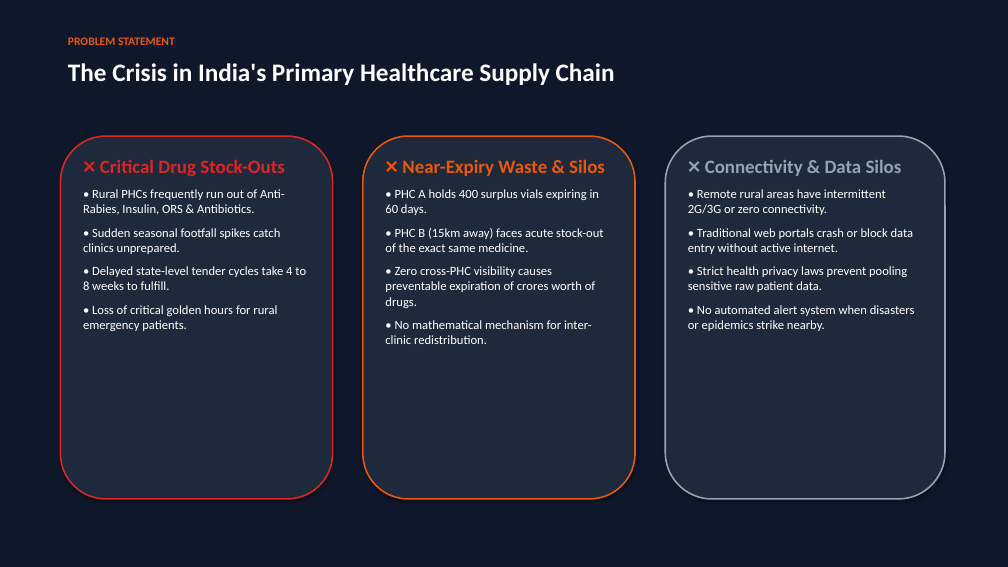
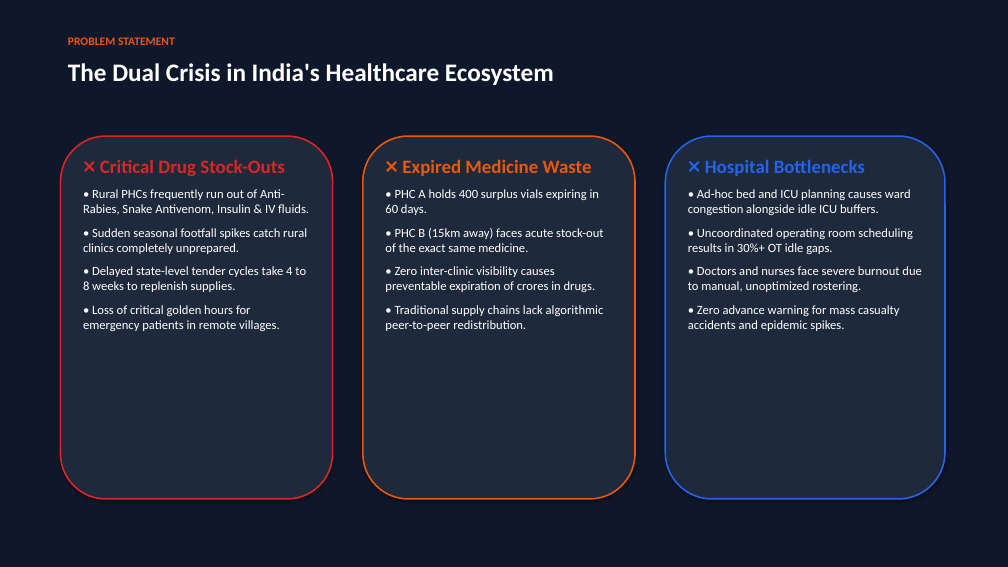
Before and after one commit to rudraa0604/Swasthya-Setu-AI, a slide deck: slide 2 of SwasthyaSetu_AI_Presentation.pptx. Drawn at 1008x567 pixels with LibreOffice and Linux fonts; fonts in the diff are those of the drawing. Boxes give left, top, right and bottom in pixels: in the first picture for what was removed or moved away, otherwise in the second. Text is boxed around its words. In the diff, an @@ line names an element or a change of style, - is before the commit and + after.

```diff
--- a/SwasthyaSetu_AI_Presentation.pptx
+++ b/SwasthyaSetu_AI_Presentation.pptx
@@ text at box(68, 63, 554, 85): text changed @@
-The Crisis in India's Primary Healthcare Supply Chain
+The Dual Crisis in India's Healthcare Ecosystem
@@ rounded rectangle at box(665, 136, 945, 499): outline #94A3B8 1.5 pt to #2563EB 1.5 pt @@
@@ text at box(402, 159, 592, 176): text changed @@
-❌ Near-Expiry Waste & Silos
+❌ Expired Medicine Waste
@@ text at box(688, 159, 921, 331): text changed @@
-❌ Connectivity & Data Silos
-• Remote rural areas have intermittent 2G/3G or zero connectivity.
-• Traditional web portals crash or block data entry without active internet.
-• Strict health privacy laws prevent pooling sensitive raw patient data.
-• No automated alert system when disasters or epidemics strike nearby.
+❌ Hospital Bottlenecks
+• Ad-hoc bed and ICU planning causes ward congestion alongside idle ICU buffers.
+• Uncoordinated operating room scheduling results in 30%+ OT idle gaps.
+• Doctors and nurses face severe burnout due to manual, unoptimized rostering.
+• Zero advance warning for mass casualty accidents and epidemic spikes.
@@ text at box(83, 189, 309, 331): text changed @@
-• Rural PHCs frequently run out of Anti-Rabies, Insulin, ORS & Antibiotics.
-• Sudden seasonal footfall spikes catch clinics unprepared.
-• Delayed state-level tender cycles take 4 to 8 weeks to fulfill.
-• Loss of critical golden hours for rural emergency patients.
+• Rural PHCs frequently run out of Anti-Rabies, Snake Antivenom, Insulin & IV fluids.
+• Sudden seasonal footfall spikes catch rural clinics completely unprepared.
+• Delayed state-level tender cycles take 4 to 8 weeks to replenish supplies.
+• Loss of critical golden hours for emergency patients in remote villages.
@@ text at box(385, 266, 604, 331): text changed @@
-• Zero cross-PHC visibility causes preventable expiration of crores worth of drugs.
-• No mathematical mechanism for inter-clinic redistribution.
+• Zero inter-clinic visibility causes preventable expiration of crores in drugs.
+• Traditional supply chains lack algorithmic peer-to-peer redistribution.
```
Also in this commit, not shown: 6 other slides changed, 3 slides added, 4 other files.
